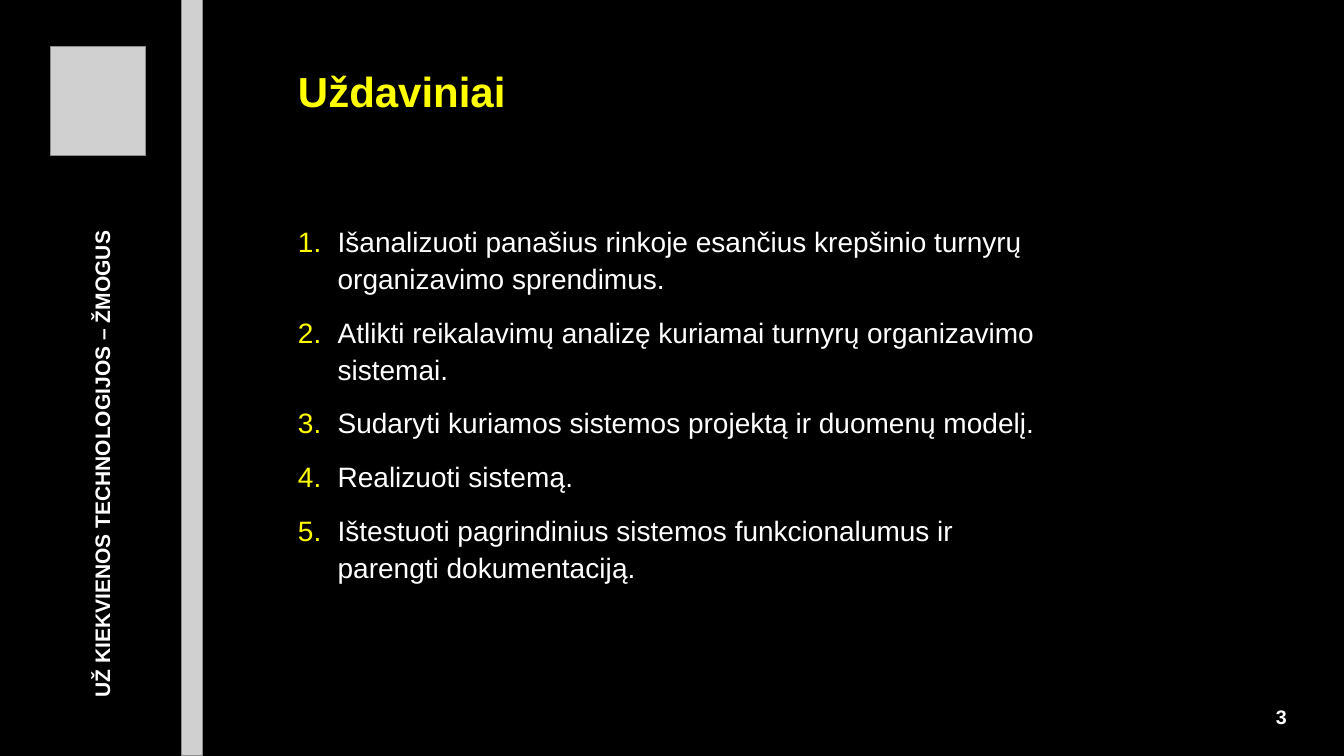
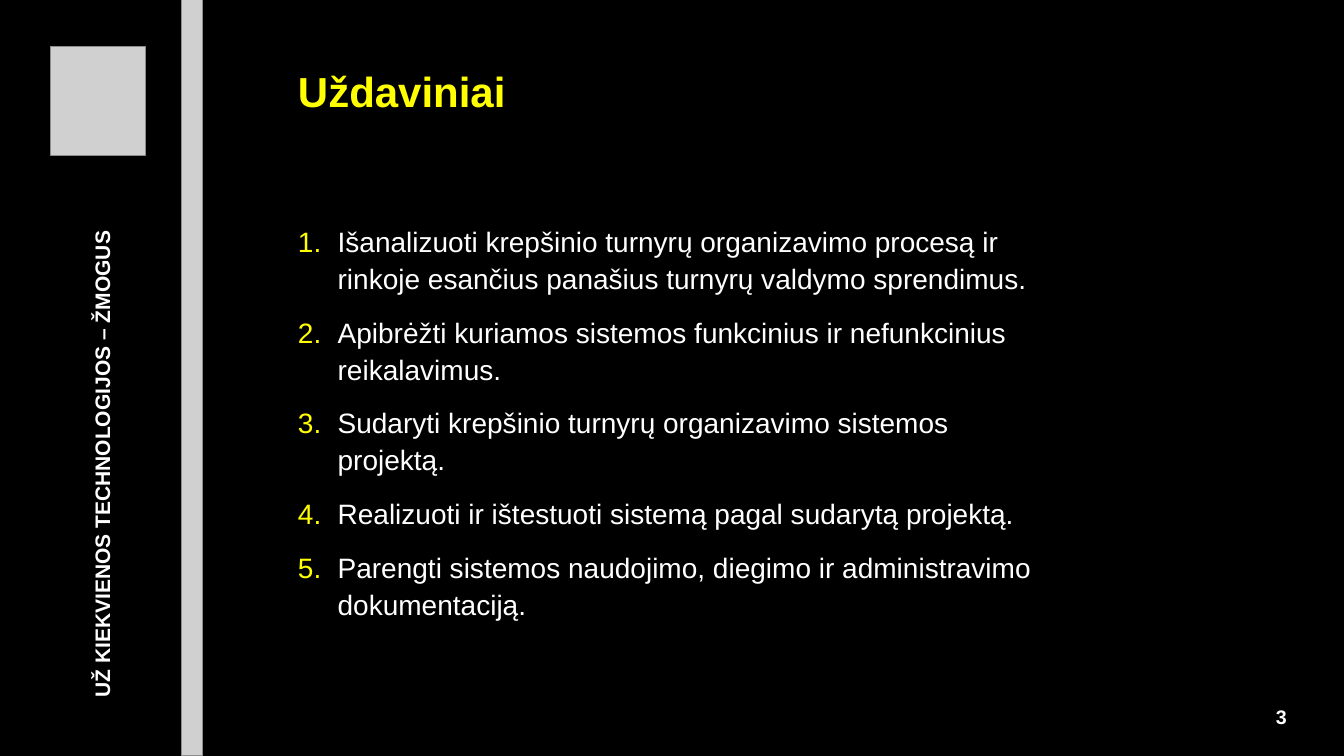
Before and after one commit to kalbaca12/Tournament, a slide deck: slide 3 of SKAIDRES_bendros_sablonas-LT_Arial_su_projekto_skaidremis_v3.pptx. Drawn at 1344x756 pixels with LibreOffice and Linux fonts; fonts in the diff are those of the drawing; grey boxes stand for pictures. Boxes give left, top, right and bottom in pixels: in the first picture for what was removed or moved away, otherwise in the second. Text is boxed around its words. In the diff, an @@ line names an element or a change of style, - is before the commit and + after.

```diff
--- a/SKAIDRES_bendros_sablonas-LT_Arial_su_projekto_skaidremis_v3.pptx
+++ b/SKAIDRES_bendros_sablonas-LT_Arial_su_projekto_skaidremis_v3.pptx
@@ text at (x1=338, y1=231, x2=1030, y2=620): text changed @@
-1. Išanalizuoti panašius rinkoje esančius krepšinio turnyrų organizavimo sprendimus.
-2. Atlikti reikalavimų analizę kuriamai turnyrų organizavimo sistemai.
-3. Sudaryti kuriamos sistemos projektą ir duomenų modelį.
-4. Realizuoti sistemą.
-5. Ištestuoti pagrindinius sistemos funkcionalumus ir parengti dokumentaciją.
+1. Išanalizuoti krepšinio turnyrų organizavimo procesą ir rinkoje esančius panašius turnyrų valdymo sprendimus.
+2. Apibrėžti kuriamos sistemos funkcinius ir nefunkcinius reikalavimus.
+3. Sudaryti krepšinio turnyrų organizavimo sistemos projektą.
+4. Realizuoti ir ištestuoti sistemą pagal sudarytą projektą.
+5. Parengti sistemos naudojimo, diegimo ir administravimo dokumentaciją.
```
Also in this commit, not shown: 11 other slides changed, 30 slides removed, 4 other files.
